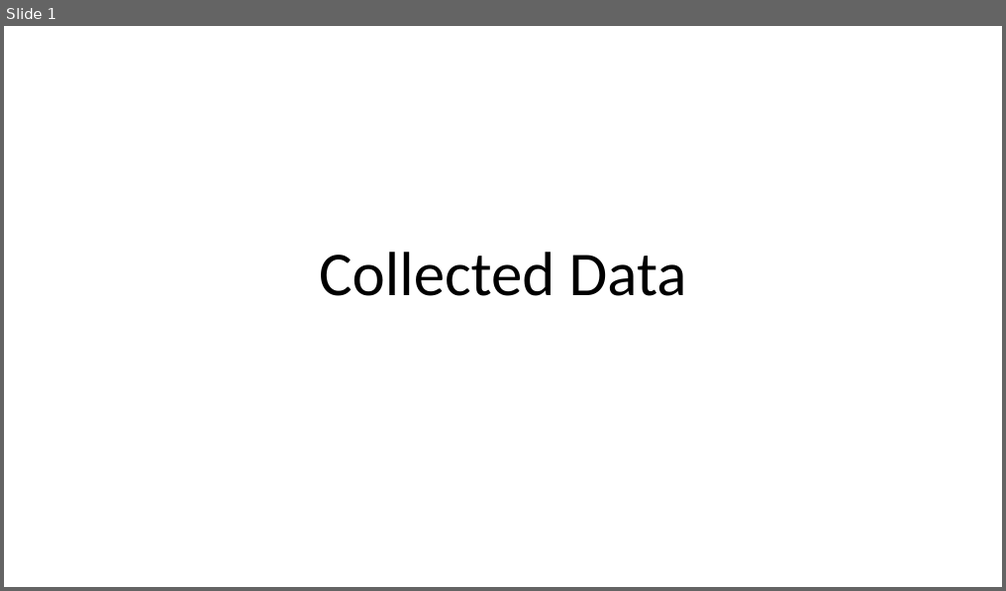
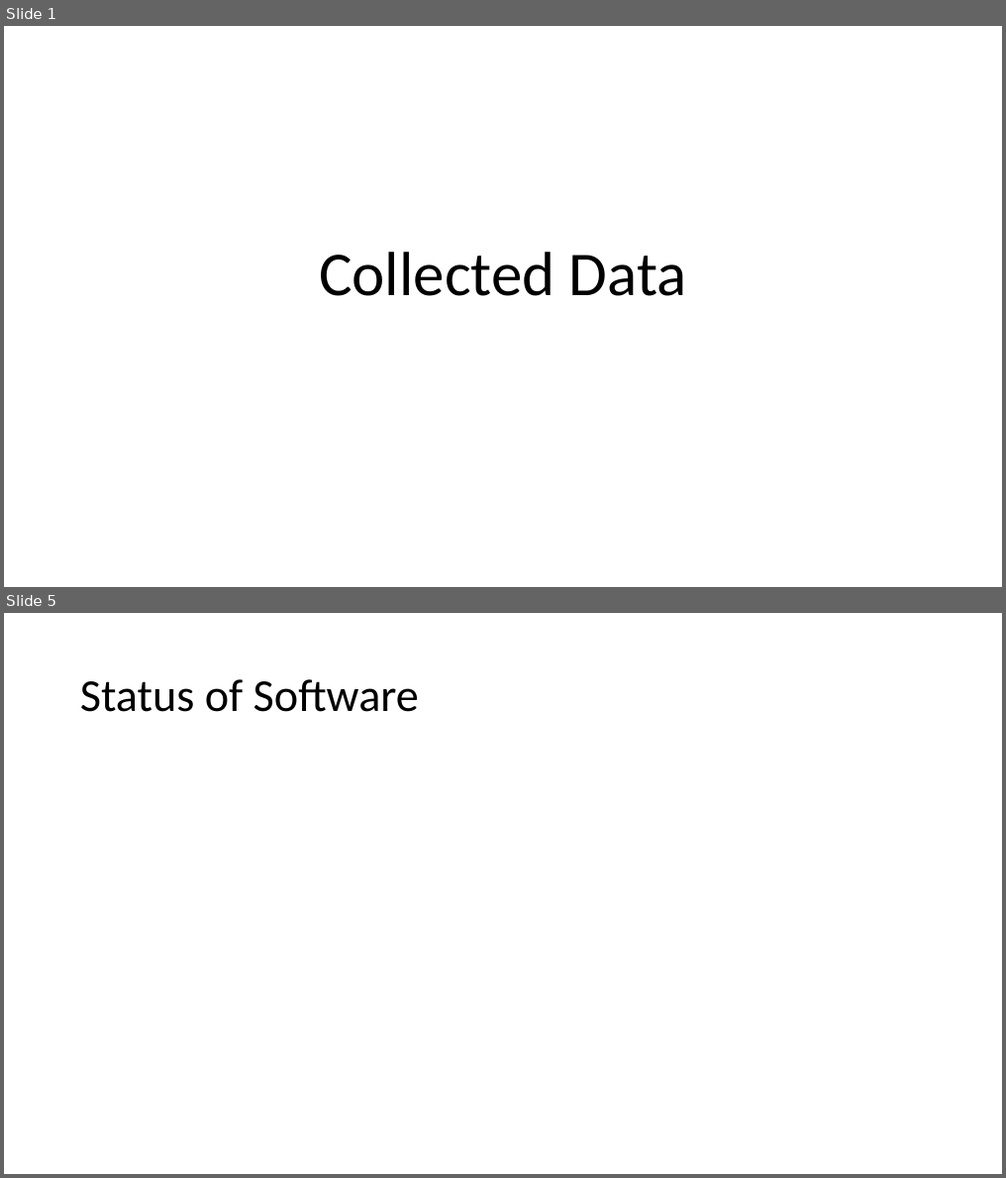
Before and after one commit to Aatir-Manzur-Bose/rf-coe, a slide deck: Collected Data.pptx. Shown one above the other, each under a label of ours: slide 1 before the commit, slides 1 and 5 after it; the slides between them are not shown. The pictures are 1006x591 and 1006x1178 pixels, drawn with LibreOffice and Linux fonts; fonts in the diff are those of the drawing. Boxes give left, top, right and bottom in pixels: in the first picture for what was removed or moved away, otherwise in the second. Text is boxed around its words. In the diff, an @@ line names an element or a change of style, - is before the commit and + after.

```diff
--- a/Collected Data.pptx
+++ b/Collected Data.pptx
@@ slide 5 added at [4, 613, 1002, 1174], background #FFFFFF @@
@@ title added at [80, 679, 419, 712], 44 pt, text #000000 @@
+Status of Software
```
Also in this commit, not shown: 2 slides changed, 10 other slides added, 1 other file.
